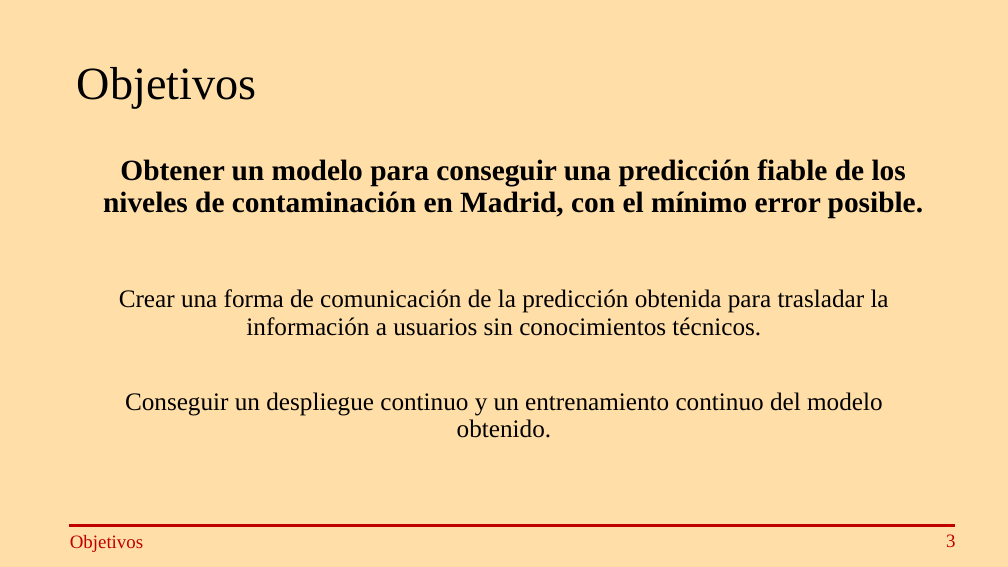
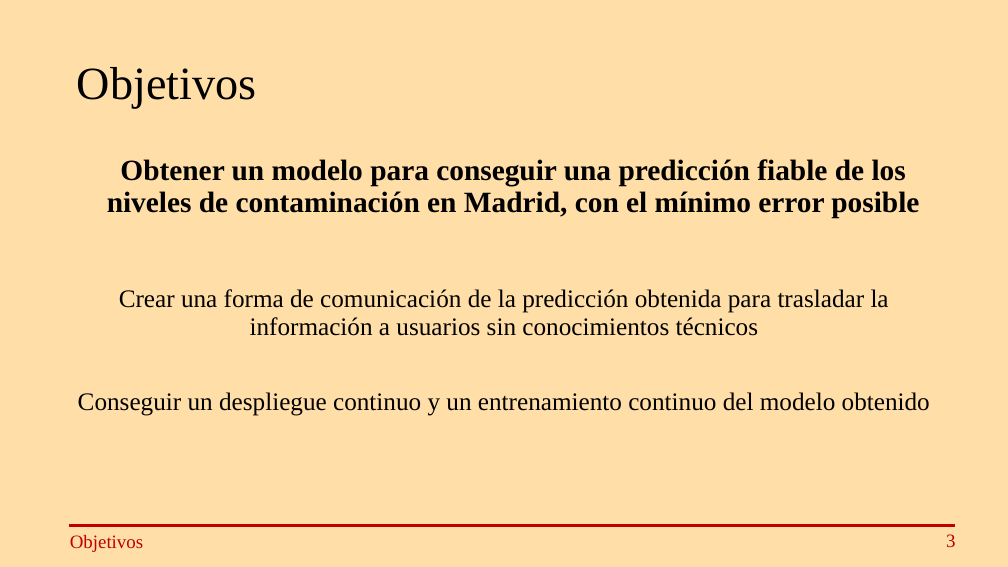
Before and after one commit to IsmaelMira/TFG, a slide deck: slide 5 of PresentacionTFG.pptx. Drawn at 1008x567 pixels with LibreOffice and Linux fonts; fonts in the diff are those of the drawing. Boxes give left, top, right and bottom in pixels: in the first picture for what was removed or moved away, otherwise in the second. Text is boxed around its words. In the diff, an @@ line names an element or a change of style, - is before the commit and + after.

```diff
--- a/PresentacionTFG.pptx
+++ b/PresentacionTFG.pptx
@@ text at <box>107,159,919,218</box>: text changed @@
-Obtener un modelo para conseguir una predicción fiable de los niveles de contaminación en Madrid, con el mínimo error posible.
+Obtener un modelo para conseguir una predicción fiable de los niveles de contaminación en Madrid, con el mínimo error posible
@@ text at <box>78,289,930,416</box>: text changed @@
-Crear una forma de comunicación de la predicción obtenida para trasladar la información a usuarios sin conocimientos técnicos.
-Conseguir un despliegue continuo y un entrenamiento continuo del modelo obtenido.
+Crear una forma de comunicación de la predicción obtenida para trasladar la información a usuarios sin conocimientos técnicos
+Conseguir un despliegue continuo y un entrenamiento continuo del modelo obtenido
```
Also in this commit, not shown: 18 other slides changed, 5 slides added, 4 other files.
